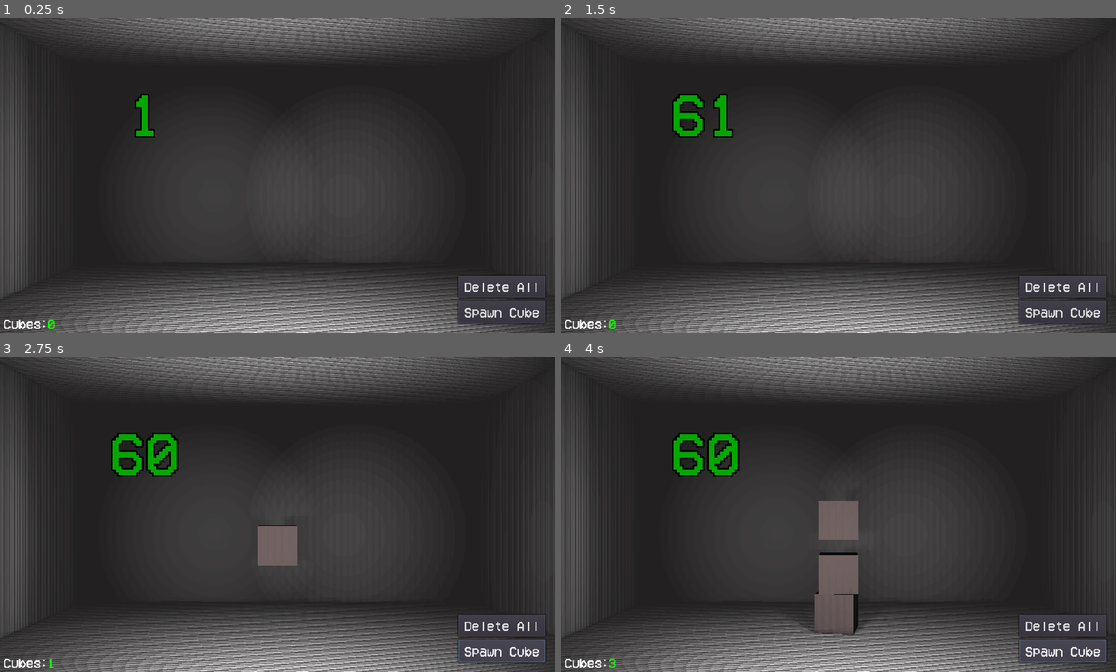
Above: before the commit, frames 1-4 (two rows, left to right).
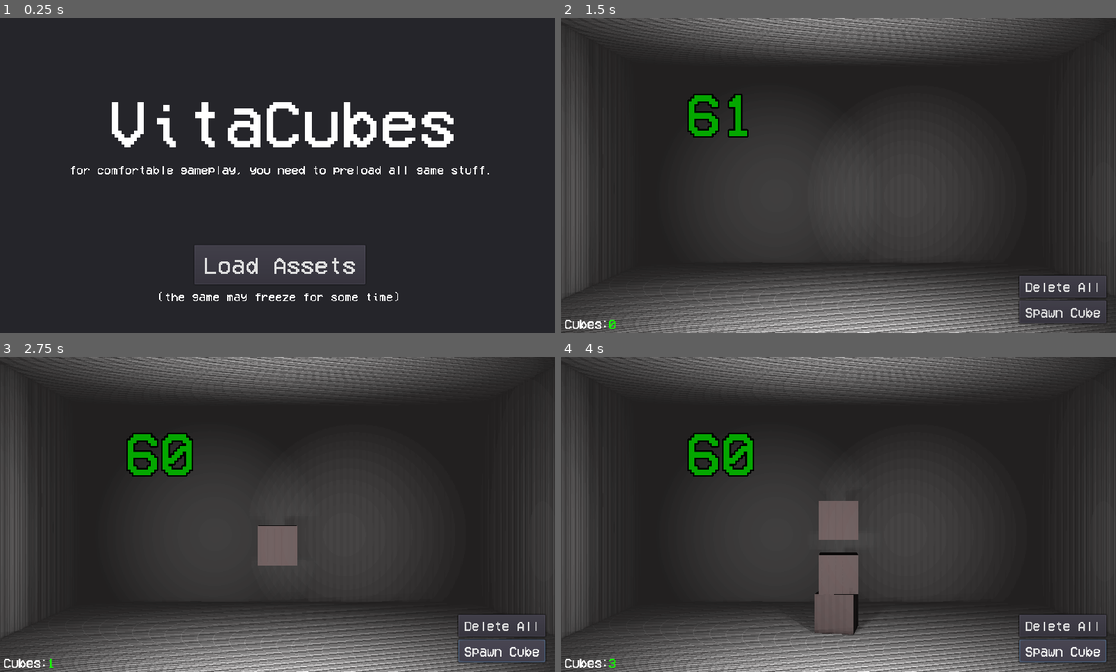
Above: after the commit, the same moments.

Repository: yaragirodev/vitaCubes
Game: Godot game, scene res://scenes/mainMenu.tscn
The game is run twice, just before and just after one commit, with the same random seed, the same clock (stepped at 60 frames per second) and the same inputs. Before the commit the project starts from res://scenes/main.tscn.
Inputs (mouse positions are in pixels of both pictures, inside the frame that each line leads up to):
- Up to frame 1 (0.25 s): no input
- Up to frame 2 (1.5 s): click (838, 263) at 0.5 s, where only the run after the commit has a clickable "Load Assets"; click (838, 263) at 1.25 s, where only the run after the commit has a clickable "Start"
- Up to frame 3 (2.75 s): click "Spawn Cube" at 2 s
- Up to frame 4 (4 s): click "Spawn Cube" at 2.75 s; click "Spawn Cube" at 3.5 s

The runs differ from the first frame. In frame 1, 36% of the frame differs, in the area x 0-100%, y 0-100%; in frame 2, 1.5%; in frame 3, 1.6%; in frame 4, 1.6%.

Commit message:
menu and preload

Diff:
--- a/project.godot
+++ b/project.godot
@@ -11,7 +11,7 @@
 [application]
 
 config/name="vitaCubes"
-run/main_scene="res://scenes/main.tscn"
+run/main_scene="res://scenes/mainMenu.tscn"
 boot_splash/image="res://assets/l0_white.png"
 boot_splash/fullsize=false
 boot_splash/bg_color=Color( 0, 0, 0, 1 )
--- a/scenes/main.tscn
+++ b/scenes/main.tscn
@@ -40,7 +40,7 @@
 depth = 1.04526
 
 [node name="fps" type="Label3D" parent="env/backwall"]
-transform = Transform( 1, 0, 0, 0, 1, 0, 0, 0, 1, -9.16931, 3.65516, 0.640557 )
+transform = Transform( 1, 0, 0, 0, 1, 0, 0, 0, 1, -8.14033, 3.65516, 0.640557 )
 modulate = Color( 0.0196078, 0.654902, 0, 1 )
 text = "60"
 font = SubResource( 2 )
--- /dev/null
+++ b/scenes/mainMenu.tscn
@@ -0,0 +1,72 @@
+[gd_scene load_steps=6 format=2]
+
+[ext_resource path="res://assets/VCR.ttf" type="DynamicFontData" id=1]
+[ext_resource path="res://scenes/preloadMenu.gd" type="Script" id=2]
+
+[sub_resource type="DynamicFont" id=1]
+size = 114
+font_data = ExtResource( 1 )
+
+[sub_resource type="DynamicFont" id=2]
+size = 20
+font_data = ExtResource( 1 )
+
+[sub_resource type="DynamicFont" id=3]
+size = 41
+font_data = ExtResource( 1 )
+
+[node name="menu" type="Control"]
+anchor_right = 1.0
+anchor_bottom = 1.0
+script = ExtResource( 2 )
+
+[node name="CanvasLayer" type="CanvasLayer" parent="."]
+layer = 100
+
+[node name="Panel" type="Panel" parent="CanvasLayer"]
+margin_right = 960.0
+margin_bottom = 544.0
+
+[node name="title" type="Label" parent="CanvasLayer/Panel"]
+margin_left = 187.0
+margin_top = 128.0
+margin_right = 790.0
+margin_bottom = 229.0
+custom_fonts/font = SubResource( 1 )
+text = "VitaCubes"
+
+[node name="text1" type="Label" parent="CanvasLayer/Panel"]
+margin_left = 120.0
+margin_top = 253.0
+margin_right = 852.0
+margin_bottom = 285.0
+custom_fonts/font = SubResource( 2 )
+text = "for comfortable gameplay, you need to preload all game stuff."
+
+[node name="littleWarning" type="Label" parent="CanvasLayer/Panel"]
+margin_left = 272.0
+margin_top = 472.0
+margin_right = 692.0
+margin_bottom = 496.0
+custom_fonts/font = SubResource( 2 )
+text = "(the game may freeze for some time)"
+align = 1
+
+[node name="loadButton" type="Button" parent="CanvasLayer/Panel"]
+margin_left = 336.0
+margin_top = 392.0
+margin_right = 632.0
+margin_bottom = 460.0
+custom_fonts/font = SubResource( 3 )
+text = "Load Assets"
+
+[node name="proceed" type="Button" parent="CanvasLayer/Panel"]
+visible = false
+margin_left = 336.0
+margin_top = 392.0
+margin_right = 632.0
+margin_bottom = 460.0
+custom_fonts/font = SubResource( 3 )
+text = "Start"
+
+[node name="PRELOADHERE" type="Spatial" parent="."]
--- /dev/null
+++ b/scenes/preloadMenu.gd
@@ -0,0 +1,22 @@
+extends Control
+
+onready var preloadButton: Button = $CanvasLayer/Panel/loadButton
+onready var proceedButton: Button = $CanvasLayer/Panel/proceed
+onready var littletext: Label = $CanvasLayer/Panel/littleWarning
+
+func _ready():
+	preloadButton.connect("pressed", self, "_onLoadButtonClicked")
+	proceedButton.connect("pressed", self, "_onProceedButtonClicked")
+	proceedButton.visible = false
+
+func _onLoadButtonClicked():
+	var scene = load("res://scenes/main.tscn")
+	var instance = scene.instance()
+	get_node("PRELOADHERE").add_child(instance)
+	print("Scene preloaded!")
+	proceedButton.visible = true
+	preloadButton.visible = false
+	littletext.text = "assets loaded, you can play!"
+
+func _onProceedButtonClicked():
+	get_tree().change_scene("res://scenes/main.tscn")
